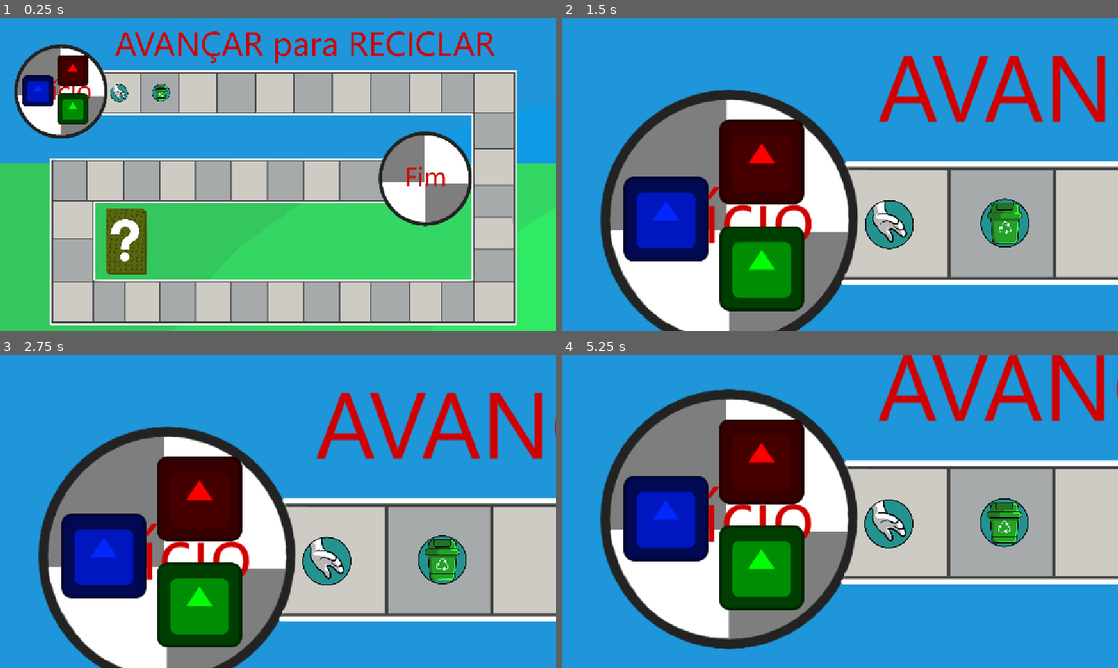
Above: before the commit, frames 1-4 (two rows, left to right).
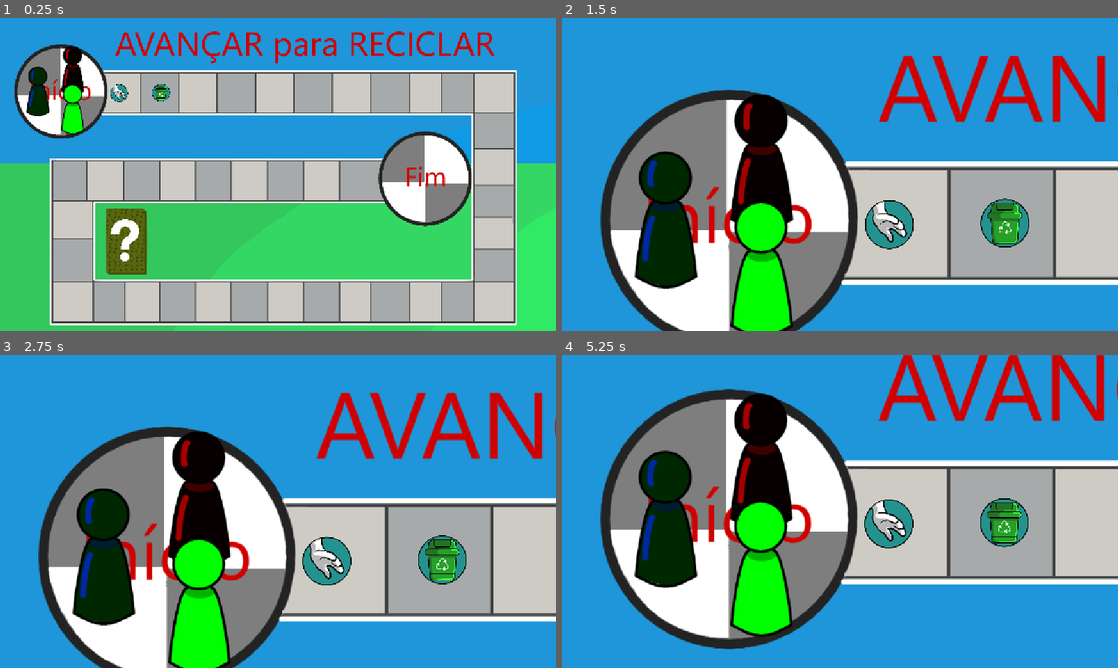
Above: after the commit, the same moments.

Repository: LitheFulminare/avancar-para-reciclar-XP5
Game: Godot game, scene res://Scenes/Game/game_scene.tscn
Two runs of this game, one before a commit and one after it. Both use one fixed random seed, a clock stepped at 60 frames per second and the inputs below. The engine's default icon, where the game draws it, is replaced by a stand-in: a white triangle on a blue panel in a dark square.
Inputs (mouse positions are in pixels of both pictures, inside the frame that each line leads up to):
- Up to frame 1 (0.25 s): no input
- Up to frame 2 (1.5 s): tap Enter at 0.5 s; move the mouse to (962, 158) at 0.52 s; hold Mouse wheel up (Camera zoom in) 0.53-1.28 s; move the mouse to (728, 190) at 1.27 s; tap Mouse wheel down (Camera zoom out) at 1.35 s
- Up to frame 3 (2.75 s): tap Space (Confirm) at 2 s; move the mouse to (333, 442) at 2.02 s; hold Space (Confirm) from 2.03 s (still down)
- Up to frame 4 (5.25 s): move the mouse to (812, 574) at 2.77 s; release Space (Confirm) at 2.78 s; tap S (Move camera down) at 2.85 s; tap Space (Confirm) at 3.5, 4.25, 5 s; move the mouse to (1006, 558) at 3.52 s; hold A (Move camera left) 3.53-4.28 s; move the mouse to (673, 464) at 4.27 s; tap D (Move camera right) at 4.35 s; move the mouse to (867, 511) at 5.02 s; hold W (Move camera up) from 5.03 s (still down)

The runs differ from the first frame. In frame 1, 2.1% of the frame differs, in the area x 4-16%, y 8-38%; in frame 2, 16%; in frame 3, 16%; in frame 4, 16%, in the area x 11-44%, y 12-90%.
Error in both runs: Invalid access to property or key 'branch1_A_start' on a base object of type 'Nil'. (res://Scripts/Managers/round_manager.gd:152)

Commit message:
pawn sprites on player

Diff:
--- a/avancar para reciclar/Prototyping/map test.tscn
+++ b/avancar para reciclar/Prototyping/map test.tscn
@@ -14,6 +14,8 @@
 [ext_resource type="Resource" uid="uid://deauvaioy08lj" path="res://Resources/Map Elements/Squares/Collect trash.tres" id="9_ujeix"]
 [ext_resource type="Resource" uid="uid://cblfivyvyby7g" path="res://Resources/Map Elements/Squares/Discard trash.tres" id="11_v5epi"]
 [ext_resource type="Resource" uid="uid://d1411atrrck5y" path="res://Resources/Map Elements/Squares/Garbage truck.tres" id="12_ahe86"]
+[ext_resource type="Texture2D" uid="uid://cisy8a2035w84" path="res://Assets/Sprites/Players/Red pawn.png" id="14_5w0ha"]
+[ext_resource type="Texture2D" uid="uid://ce60jpwum60vy" path="res://Assets/Sprites/Players/Yellow pawn.png" id="15_ujeix"]
 
 [node name="MapTest" type="Node2D"]
 
@@ -211,19 +213,22 @@
 [node name="Players" type="Node" parent="."]
 
 [node name="Player 1" parent="Players" instance=ExtResource("7_v5epi")]
-modulate = Color(1, 0, 0, 1)
 position = Vector2(984, 611)
 scale = Vector2(0.2, 0.2)
 
 [node name="Player 2" parent="Players" instance=ExtResource("7_v5epi")]
-modulate = Color(0, 0.15625, 1, 1)
 position = Vector2(1002, 562)
 scale = Vector2(0.2, 0.2)
 
+[node name="Sprite2D" parent="Players/Player 2" index="0"]
+texture = ExtResource("14_5w0ha")
+
 [node name="Player 3" parent="Players" instance=ExtResource("7_v5epi")]
-modulate = Color(0, 1, 0.015625, 1)
 position = Vector2(1035, 631)
 scale = Vector2(0.2, 0.2)
+
+[node name="Sprite2D" parent="Players/Player 3" index="0"]
+texture = ExtResource("15_ujeix")
 
 [node name="Scrolling Camera" parent="." instance=ExtResource("2_y42xc")]
 position = Vector2(576, 324)
@@ -231,3 +236,6 @@
 limit_top = 0
 limit_right = 1152
 limit_bottom = 648
+
+[editable path="Players/Player 2"]
+[editable path="Players/Player 3"]
--- a/avancar para reciclar/Scenes/Player/Player.tscn
+++ b/avancar para reciclar/Scenes/Player/Player.tscn
@@ -1,7 +1,7 @@
 [gd_scene load_steps=3 format=3 uid="uid://bakufkwaxuiuk"]
 
 [ext_resource type="Script" uid="uid://bsdwb4vv4880c" path="res://Scripts/Player/player.gd" id="1_s0eop"]
-[ext_resource type="Texture2D" uid="uid://ccrru0tcv13gi" path="res://icon.svg" id="2_ft8w5"]
+[ext_resource type="Texture2D" uid="uid://de0ire3jwru3w" path="res://Assets/Sprites/Players/Green pawn.png" id="2_ft8w5"]
 
 [node name="Player" type="Node2D"]
 script = ExtResource("1_s0eop")
Not shown: 1 places in avancar para reciclar/Prototyping/map test.tscn that only renumber resources
